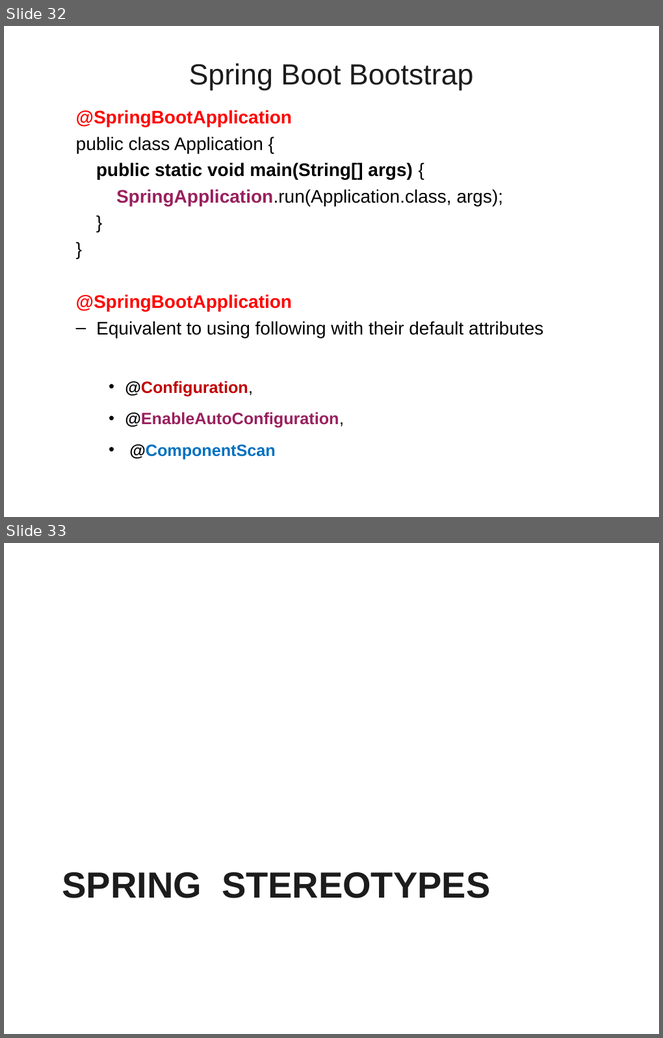
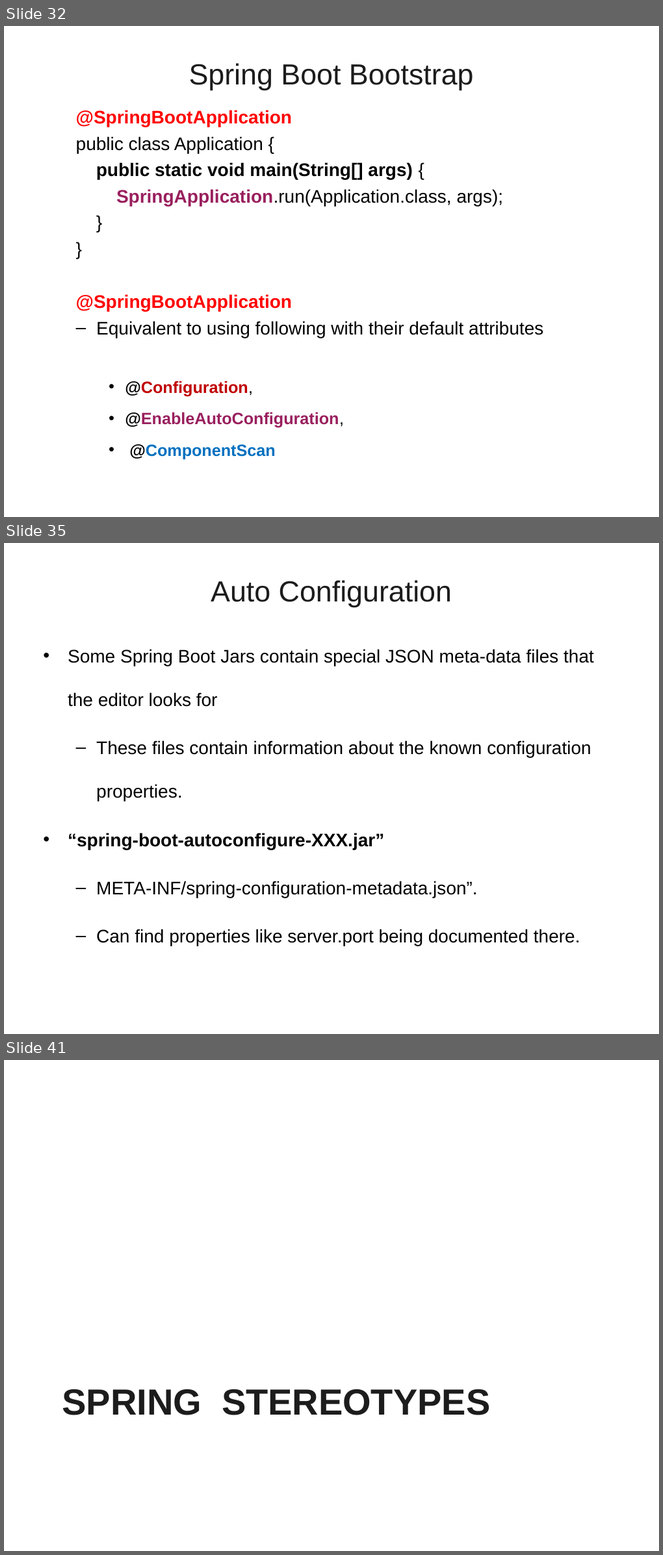
Before and after one commit to vatsanTraining/corejava, a slide deck: SpringBoot_Module1.ppt. Shown one above the other, each under a label of ours: slides 32 and 33 before the commit, slides 32, 35 and 41 after it; the slides between them are not shown. The pictures are 663x1038 and 663x1555 pixels, drawn with LibreOffice and Linux fonts; fonts in the diff are those of the drawing; background and template pictures are left out. Boxes give left, top, right and bottom in pixels: in the first picture for what was removed or moved away, otherwise in the second. Text is boxed around its words. In the diff, an @@ line names an element or a change of style, - is before the commit and + after.

```diff
--- a/SpringBoot_Module1.ppt
+++ b/SpringBoot_Module1.ppt
@@ slide 35 added at box(4, 543, 659, 1034), background picture (left out) @@
@@ title added at box(211, 580, 452, 607), 32 pt, text #1C1C1C @@
+Auto Configuration
@@ text added at box(68, 649, 594, 946), 20 pt, text #000000 @@
+• Some Spring Boot Jars contain special JSON meta-data files that the editor looks for
+  – These files contain information about the known configuration properties.
+• “spring-boot-autoconfigure-XXX.jar”
+  – META-INF/spring-configuration-metadata.json”.
+  – Can find properties like server.port being documented there.
@@ what was slide 33 is now slide 41 @@
```
Also in this commit, not shown: 1 slide changed, 7 other slides added.
